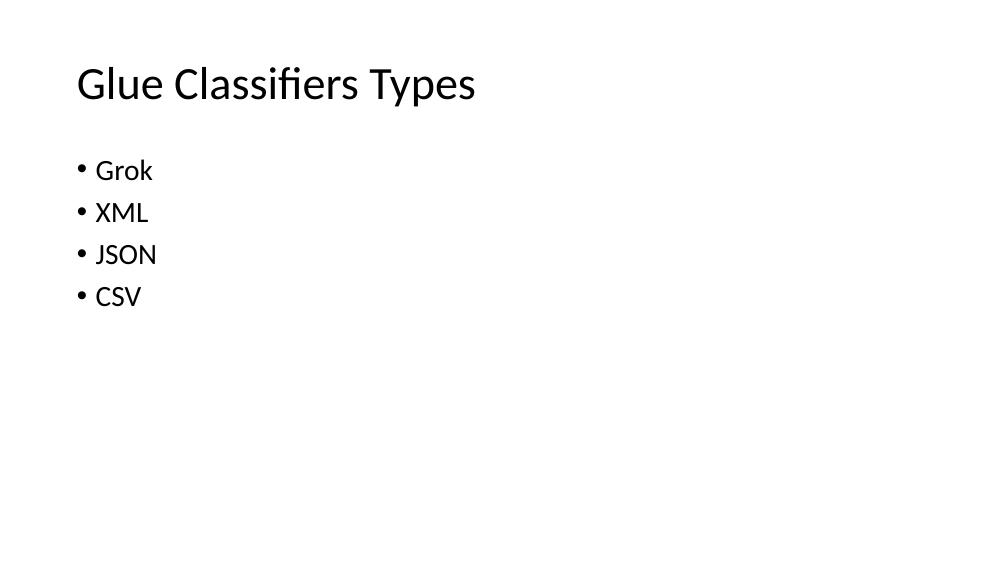
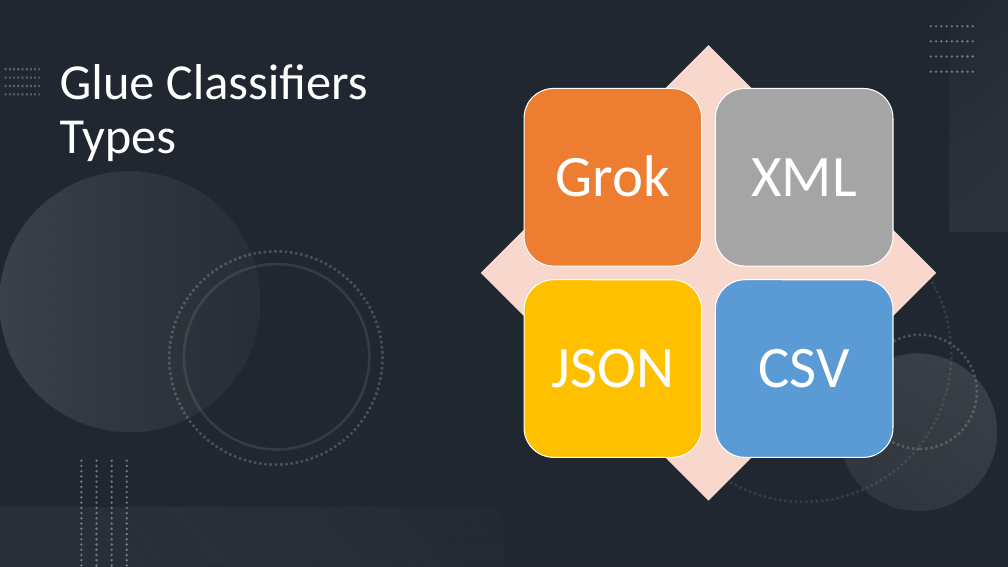
Before and after one commit to kunaldas926/ppt, a slide deck: slide 20 of Presentation1.pptx (slide 16 before the commit). Drawn at 1008x567 pixels with LibreOffice and Linux fonts; fonts in the diff are those of the drawing. Boxes give left, top, right and bottom in pixels: in the first picture for what was removed or moved away, otherwise in the second. Text is boxed around its words. In the diff, an @@ line names an element or a change of style, - is before the commit and + after.

```diff
--- a/Presentation1.pptx
+++ b/Presentation1.pptx
@@ background #FFFFFF to #44546A @@
@@ rectangle added at bbox=[0, 0, 1008, 567], fill #000000 at 53% opacity @@
@@ rectangle added at bbox=[950, 0, 1008, 231], fill gradient #F5F5F5 to #AFABAB @@
@@ title "Glue Classifiers Types": place and size @@
-title "Glue Classifiers Types" at bbox=[77, 67, 476, 107]
+title "Glue Classifiers Types" at bbox=[60, 64, 368, 161]
@@ title "Glue Classifiers Types" at bbox=[60, 64, 368, 161]: size 44 to 48 pt, text colour #000000 to #FFFFFF; vertical alignment middle to top @@
@@ group added at bbox=[5, 70, 40, 95]: 4 lines @@
@@ group added at bbox=[931, 26, 976, 72]: 4 lines @@
@@ text removed at bbox=[96, 159, 157, 307] @@
-• Grok
-• XML
-• JSON
-• CSV
@@ group added at bbox=[0, 172, 1008, 539]: 6 ellipses @@
@@ group added at bbox=[481, 45, 936, 501]: 4 rounded rectangles, 4 texts, 1 diamond @@
+Grok
+XML
+JSON
+CSV
@@ group added at bbox=[82, 461, 127, 567]: 4 lines @@
@@ rectangle added at bbox=[0, 508, 504, 567], fill gradient #767171 to #F1F0F0 @@
```
Also in this commit, not shown: 19 other slides changed, 23 slides added.
